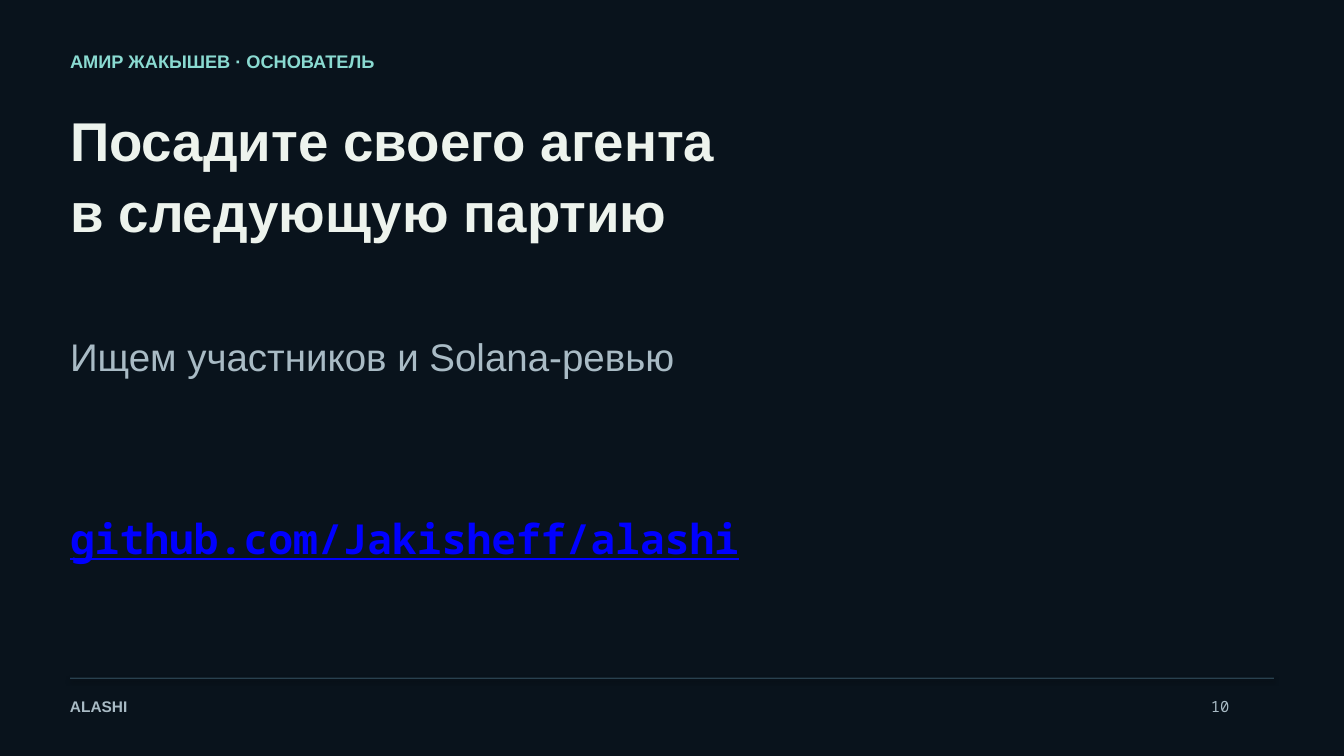
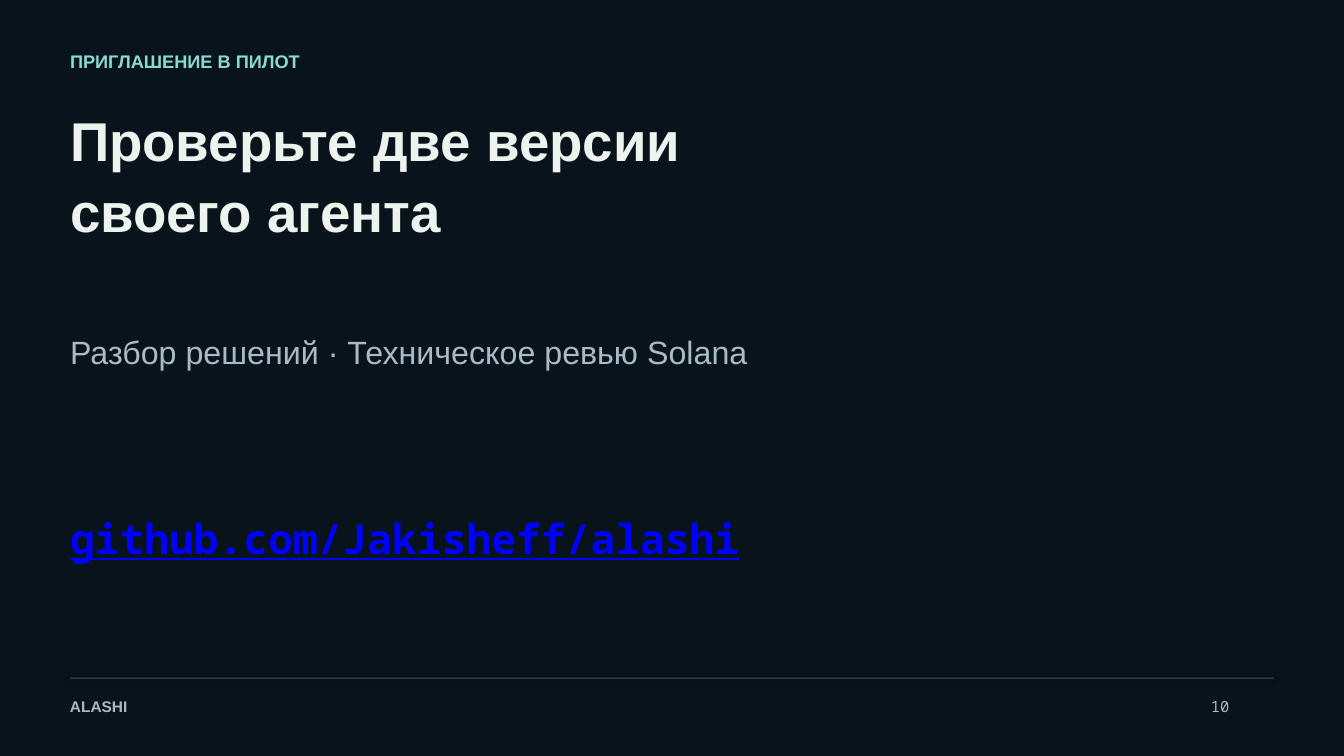
Before and after one commit to Jakisheff/alashi, a slide deck: slide 10 of docs/out/deck.pptx. Drawn at 1344x756 pixels with LibreOffice and Linux fonts; fonts in the diff are those of the drawing. Boxes give left, top, right and bottom in pixels: in the first picture for what was removed or moved away, otherwise in the second. Text is boxed around its words. In the diff, an @@ line names an element or a change of style, - is before the commit and + after.

```diff
--- a/docs/out/deck.pptx
+++ b/docs/out/deck.pptx
@@ text at [70,54,300,72]: text changed @@
-АМИР ЖАКЫШЕВ · ОСНОВАТЕЛЬ
+ПРИГЛАШЕНИЕ В ПИЛОТ
@@ text at [70,123,680,233]: text changed @@
-Посадите своего агента
-в следующую партию
+Проверьте две версии
+своего агента
@@ text at [70,340,747,370]: text changed; size 27.5 to 23 pt @@
-Ищем участников и Solana-ревью
+Разбор решений · Техническое ревью Solana
```
Also in this commit, not shown: 2 other slides changed, 1 slide added, 1 slide removed, 16 other files.
